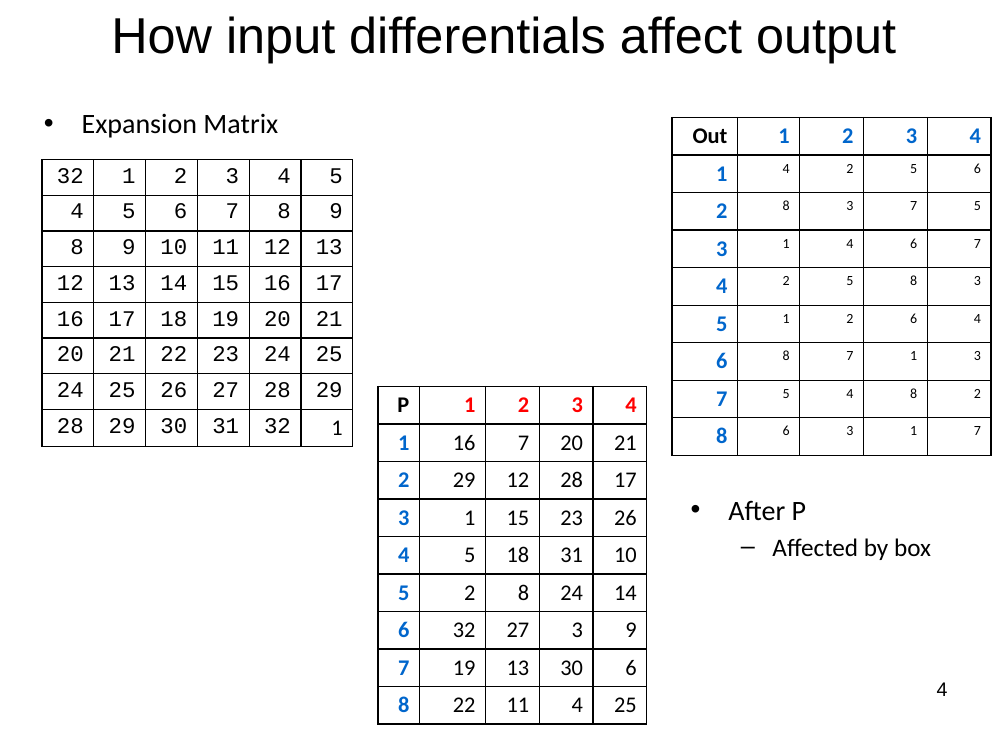
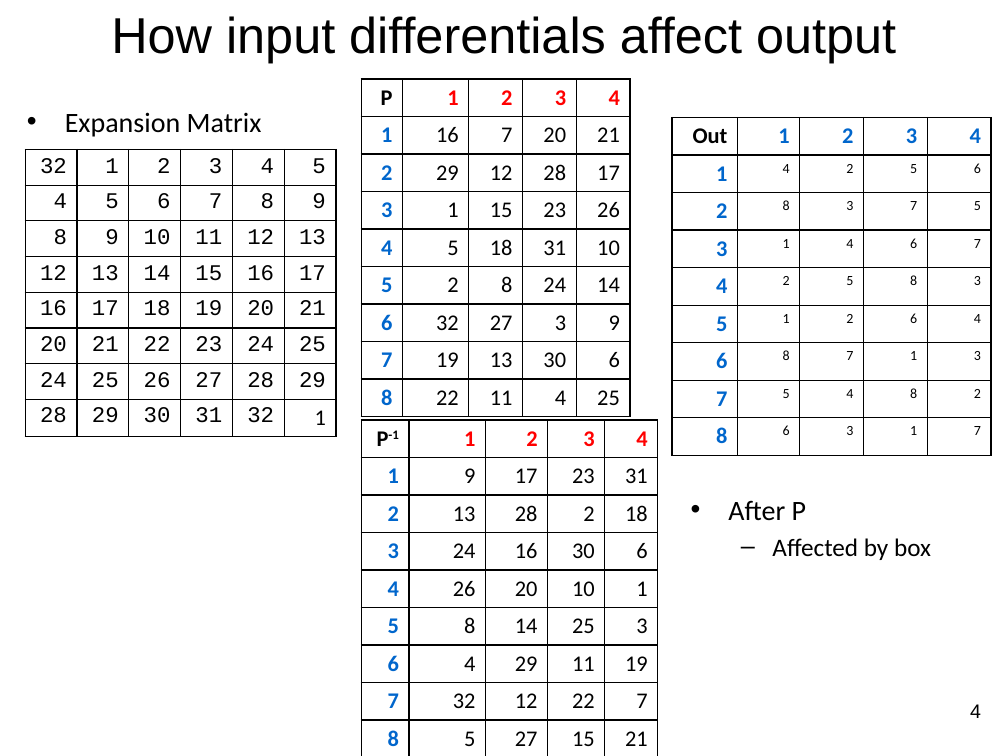
Before and after one commit to jlmucb/class_notes, a slide deck: slide 4 of BerkeleyClass/CS290Spring2013/Lectures/Cryptoclass4.pptx. Drawn at 1008x756 pixels with LibreOffice and Linux fonts; fonts in the diff are those of the drawing. Boxes give left, top, right and bottom in pixels: in the first picture for what was removed or moved away, otherwise in the second. Text is boxed around its words. In the diff, an @@ line names an element or a change of style, - is before the commit and + after.

```diff
--- a/BerkeleyClass/CS290Spring2013/Lectures/Cryptoclass4.pptx
+++ b/BerkeleyClass/CS290Spring2013/Lectures/Cryptoclass4.pptx
@@ table: place and size @@
-table at [378, 386, 646, 719]
+table at [361, 79, 629, 411]
@@ text "Expansion Matrix": place and size @@
-text "Expansion Matrix" at [82, 113, 278, 138]
+text "Expansion Matrix" at [65, 112, 262, 137]
@@ table: place and size @@
-table at [42, 159, 351, 455]
+table at [25, 149, 334, 445]
@@ table added at [361, 420, 658, 753], 9 rows, 5 columns @@
+P-1 | 1 | 2 | 3 | 4
+1 | 9 | 17 | 23 | 31
+2 | 13 | 28 | 2 | 18
+3 | 24 | 16 | 30 | 6
+4 | 26 | 20 | 10 | 1
+5 | 8 | 14 | 25 | 3
+6 | 4 | 29 | 11 | 19
+7 | 32 | 12 | 22 | 7
+8 | 5 | 27 | 15 | 21
@@ page number: place and size @@
-page number at [937, 682, 948, 696]
+page number at [970, 704, 981, 718]
```
Also in this commit, not shown: 1 other slide changed, 1 other file.
